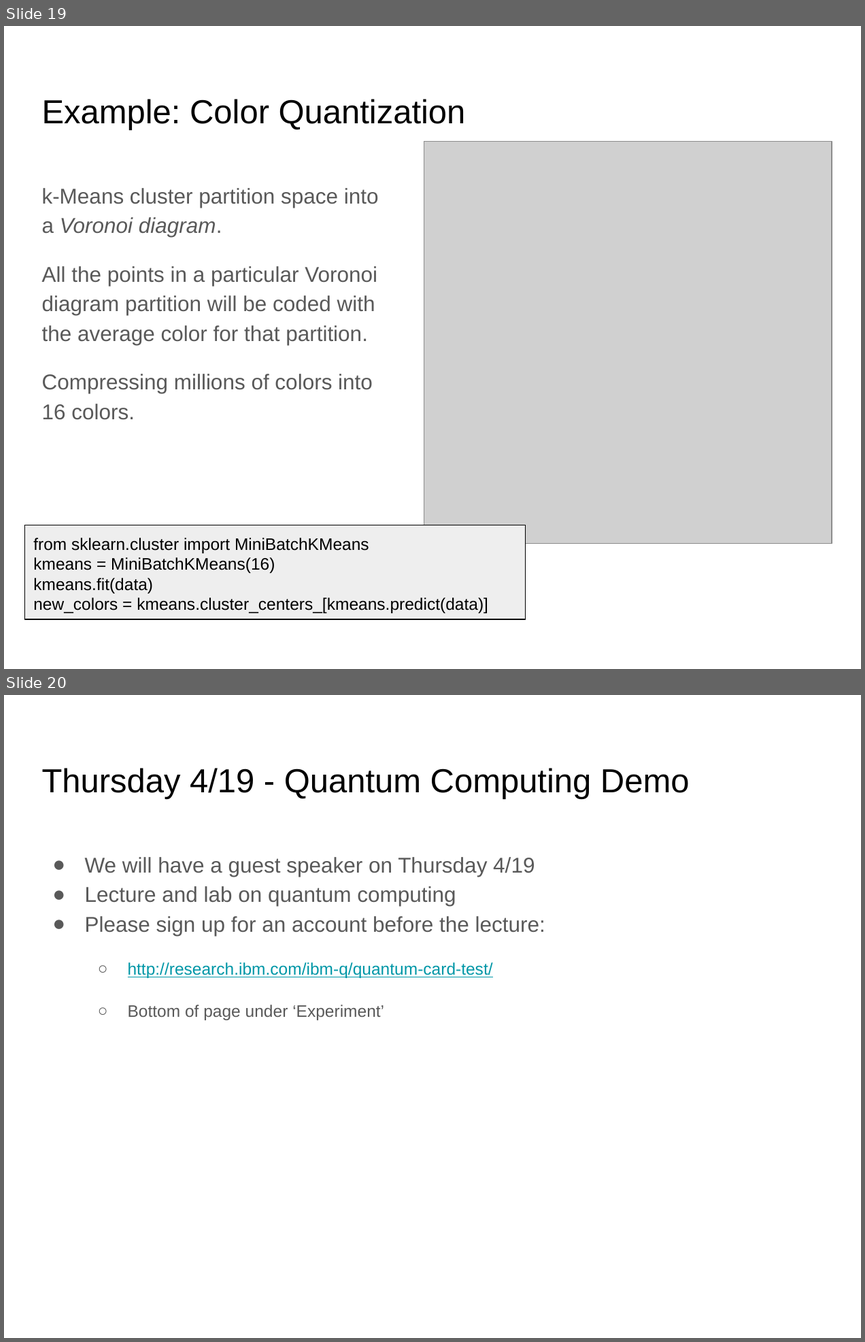
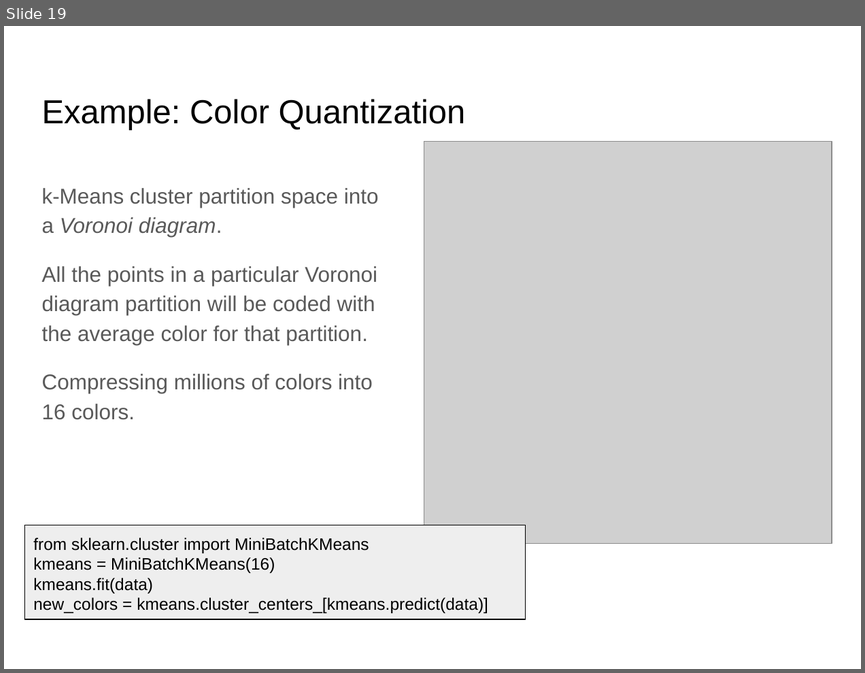
Before and after one commit to lutzhamel/CSC310, a slide deck: 17-unsupervised-learning.pptx. Shown one above the other, each under a label of ours: slides 19 and 20 before the commit, slide 19 after it. The pictures are 865x1342 and 865x673 pixels, drawn with LibreOffice and Linux fonts; fonts in the diff are those of the drawing; grey boxes stand for pictures. Boxes give left, top, right and bottom in pixels: in the first picture for what was removed or moved away, otherwise in the second. Text is boxed around its words. In the diff, an @@ line names an element or a change of style, - is before the commit and + after.

```diff
--- a/17-unsupervised-learning.pptx
+++ b/17-unsupervised-learning.pptx
@@ slide 20 removed at bbox=[4, 695, 861, 1338], background #FFFFFF @@
@@ title removed at bbox=[42, 768, 689, 799] @@
-Thursday 4/19 - Quantum Computing Demo
@@ text removed at bbox=[85, 857, 545, 1020] @@
-● We will have a guest speaker on Thursday 4/19
-● Lecture and lab on quantum computing
-● Please sign up for an account before the lecture:
-  ○ http://research.ibm.com/ibm-q/quantum-card-test/
-  ○ Bottom of page under ‘Experiment’
```
Also in this commit, not shown: 1 slide changed, 1 other file.
